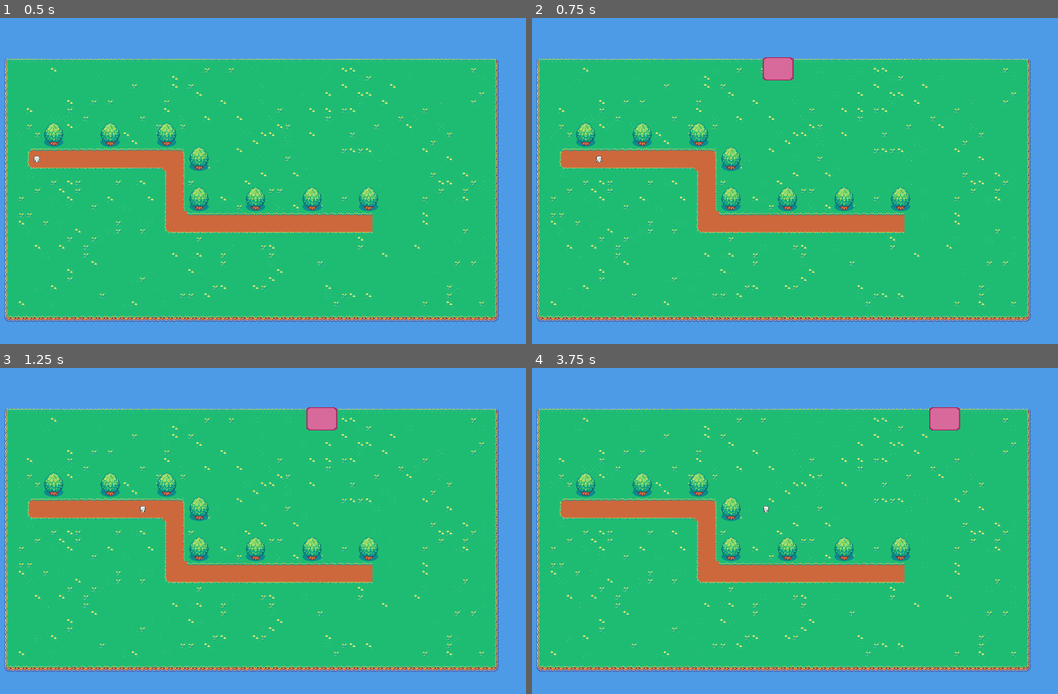
Above: before the commit, frames 1-4 (two rows, left to right).
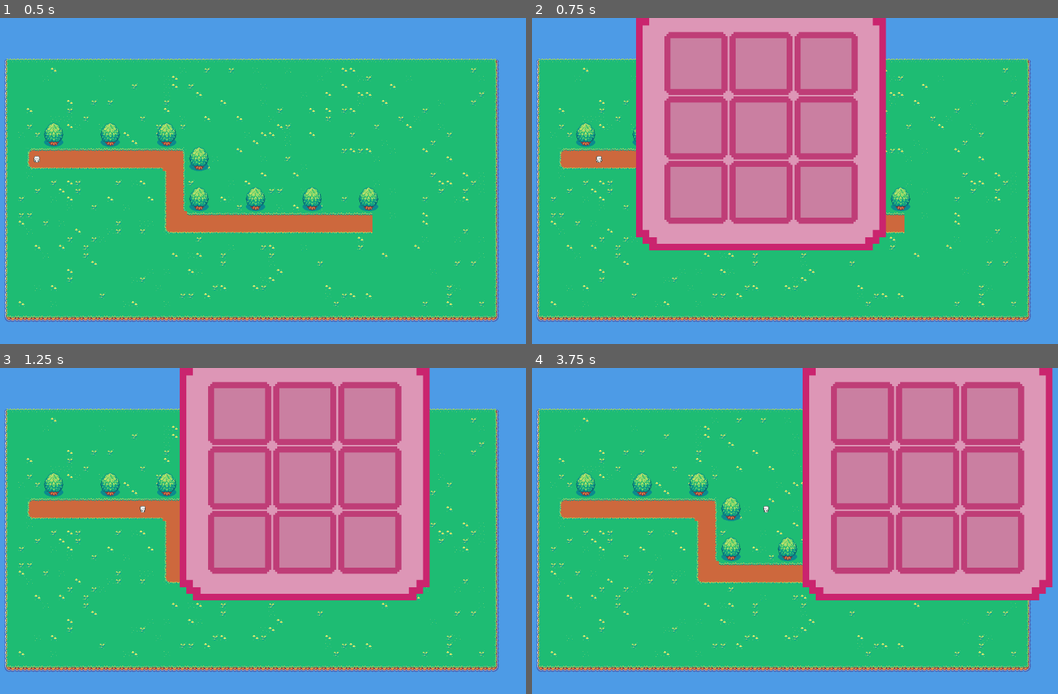
Above: after the commit, the same moments.

Repository: TOT00O/sevenn
Game: Godot game, scene res://game.tscn
Same seed, same stepped clock (60 frames per second), same inputs: the game is played once before the commit and once after it. Before the commit the project has no main scene; this scene is started directly in both runs.
Inputs:
- Up to frame 1 (0.5 s): no input
- Up to frame 2 (0.75 s): hold D (move_right) from 0.53 s (still down); tap I (i) at 0.6 s
- Up to frame 3 (1.25 s): keep holding D (move_right)
- Up to frame 4 (3.75 s): release D (move_right) at 1.28 s; hold S (move_down) 1.28-2.03 s; tap I (i) every 0.75 s from 1.35 to 3.6 s; tap Enter at 2 s; hold D (move_right) 2.03-2.78 s; hold W (move_up) 2.78-3.53 s; hold A (move_left) from 3.53 s (still down)

Frame 1 is identical in both runs. In frame 2, 33% of the frame differs, in the area x 19-68%, y 0-72%; in frame 3, 33%, in the area x 34-82%, y 0-72%; in frame 4, 33%.

Commit message:
inv update

Diff:
--- /dev/null
+++ b/charahchsoi.tscn
@@ -0,0 +1,28 @@
+[gd_scene load_steps=6 format=3 uid="uid://emtilqenu0mf"]
+
+[ext_resource type="Script" path="res://CharacterBody2D.gd" id="1_1seny"]
+[ext_resource type="Texture2D" uid="uid://ui6tvlilfqgx" path="res://icon.svg" id="2_eakro"]
+[ext_resource type="Resource" uid="uid://5uuhjeni5hvt" path="res://inventory/playerinv.tres" id="2_pmixw"]
+[ext_resource type="PackedScene" uid="uid://cxe5il5j0vhjv" path="res://inventory/inv_ui.tscn" id="4_dpyuh"]
+
+[sub_resource type="CircleShape2D" id="CircleShape2D_cmiqs"]
+radius = 76.0
+
+[node name="Node2D" type="CharacterBody2D"]
+position = Vector2(334, 265)
+script = ExtResource("1_1seny")
+inv = ExtResource("2_pmixw")
+
+[node name="CollisionShape2D" type="CollisionShape2D" parent="."]
+position = Vector2(-3, 4)
+shape = SubResource("CircleShape2D_cmiqs")
+
+[node name="Icon" type="Sprite2D" parent="."]
+position = Vector2(0, 8)
+texture = ExtResource("2_eakro")
+
+[node name="Inv_UI" parent="." instance=ExtResource("4_dpyuh")]
+offset_left = 320.0
+offset_top = -63.0
+offset_right = 320.0
+offset_bottom = -63.0
--- a/inventory/inv_ui.tscn
+++ b/inventory/inv_ui.tscn
@@ -1,27 +1,73 @@
-[gd_scene load_steps=3 format=3 uid="uid://cxe5il5j0vhjv"]
+[gd_scene load_steps=4 format=3 uid="uid://cxe5il5j0vhjv"]
 
 [ext_resource type="Script" path="res://inventory/Inv_UI.gd" id="1_0b28w"]
-[ext_resource type="Texture2D" uid="uid://jk8wmpmdqevt" path="res://assets/invbackgrou.png" id="2_p3u28"]
+[ext_resource type="Texture2D" uid="uid://djq8pyoqg3el1" path="res://assets/invbg.png" id="2_w123i"]
+[ext_resource type="PackedScene" uid="uid://clrfqhqg6b23o" path="res://inventory/inv_ui_slot.tscn" id="3_jqbuy"]
 
 [node name="Inv_UI" type="Control"]
+custom_minimum_size = Vector2(496, 489)
 layout_mode = 3
 anchors_preset = 15
 anchor_right = 1.0
 anchor_bottom = 1.0
-offset_top = 143.0
-offset_bottom = 143.0
+offset_left = 2.0
+offset_top = -2.0
+offset_right = -654.0
+offset_bottom = -161.0
 grow_horizontal = 2
 grow_vertical = 2
 script = ExtResource("1_0b28w")
 
 [node name="NinePatchRect" type="NinePatchRect" parent="."]
 layout_mode = 0
-offset_top = -143.0
-offset_right = 69.0
-offset_bottom = -89.0
-texture = ExtResource("2_p3u28")
-region_rect = Rect2(32, 31, 354, 354)
-patch_margin_left = 3
-patch_margin_top = 3
-patch_margin_right = 3
-patch_margin_bottom = 3
+offset_left = 1.0
+offset_top = 1.0
+offset_right = 496.0
+offset_bottom = 489.0
+texture = ExtResource("2_w123i")
+patch_margin_left = 30
+patch_margin_top = 30
+patch_margin_right = 30
+patch_margin_bottom = 30
+
+[node name="GridContainer" type="GridContainer" parent="NinePatchRect"]
+layout_mode = 1
+anchors_preset = 8
+anchor_left = 0.5
+anchor_top = 0.5
+anchor_right = 0.5
+anchor_bottom = 0.5
+offset_left = -191.5
+offset_top = -190.0
+offset_right = 191.5
+offset_bottom = 190.0
+grow_horizontal = 2
+grow_vertical = 2
+columns = 3
+
+[node name="inv_UI_slot1" parent="NinePatchRect/GridContainer" instance=ExtResource("3_jqbuy")]
+layout_mode = 2
+
+[node name="inv_UI_slot2" parent="NinePatchRect/GridContainer" instance=ExtResource("3_jqbuy")]
+layout_mode = 2
+
+[node name="inv_UI_slot3" parent="NinePatchRect/GridContainer" instance=ExtResource("3_jqbuy")]
+layout_mode = 2
+
+[node name="inv_UI_slot4" parent="NinePatchRect/GridContainer" instance=ExtResource("3_jqbuy")]
+layout_mode = 2
+
+[node name="inv_UI_slot5" parent="NinePatchRect/GridContainer" instance=ExtResource("3_jqbuy")]
+layout_mode = 2
+
+[node name="inv_UI_slot6" parent="NinePatchRect/GridContainer" instance=ExtResource("3_jqbuy")]
+layout_mode = 2
+
+[node name="inv_UI_slot7" parent="NinePatchRect/GridContainer" instance=ExtResource("3_jqbuy")]
+layout_mode = 2
+
+[node name="inv_UI_slot8" parent="NinePatchRect/GridContainer" instance=ExtResource("3_jqbuy")]
+layout_mode = 2
+
+[node name="inv_UI_slot9" parent="NinePatchRect/GridContainer" instance=ExtResource("3_jqbuy")]
+layout_mode = 2
--- /dev/null
+++ b/inventory/inv_ui_slot.tscn
@@ -0,0 +1,14 @@
+[gd_scene load_steps=2 format=3 uid="uid://clrfqhqg6b23o"]
+
+[ext_resource type="Texture2D" uid="uid://cj62srd55xiwj" path="res://assets/invslot.png" id="1_h7aok"]
+
+[node name="inv_UI_slot" type="Panel"]
+self_modulate = Color(1, 1, 1, 0)
+custom_minimum_size = Vector2(125, 124)
+offset_right = 125.0
+offset_bottom = 124.0
+
+[node name="Sprite2D" type="Sprite2D" parent="."]
+scale = Vector2(0.3, 0.3)
+texture = ExtResource("1_h7aok")
+centered = false
Binary file removed: assets/invbackgrou.png
Binary file added: assets/invbg.png
Not shown, changed: assets/invbg.png.import
Binary file added: assets/invslot.png
Not shown, changed: assets/invslot.png.import
Binary file removed: page.jpg
Not shown: 1 places in spritecahr.tscn that only renumber resources
